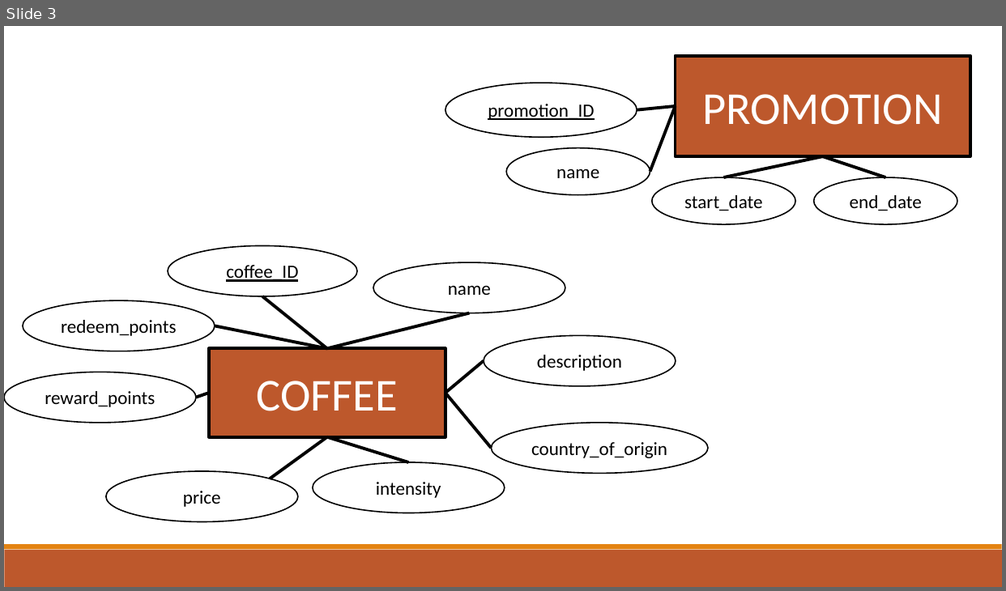
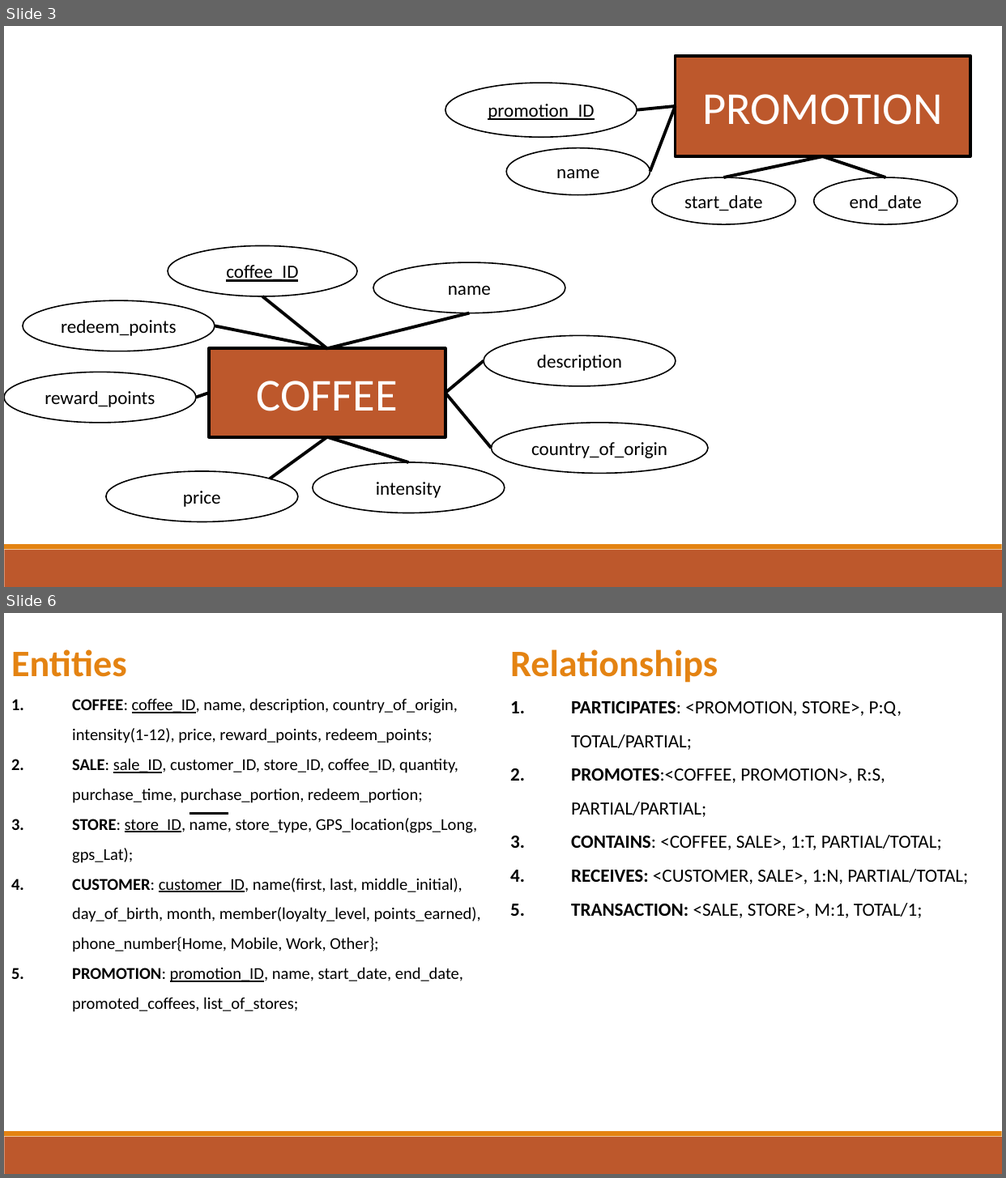
Before and after one commit to cnecciai/BoutiqueCoffee, a slide deck: Project/ER Model.pptx. Shown one above the other, each under a label of ours: slide 3 before the commit, slides 3 and 6 after it; the slides between them are not shown. The pictures are 1006x591 and 1006x1178 pixels, drawn with LibreOffice and Linux fonts; fonts in the diff are those of the drawing. Boxes give left, top, right and bottom in pixels: in the first picture for what was removed or moved away, otherwise in the second. Text is boxed around its words. In the diff, an @@ line names an element or a change of style, - is before the commit and + after.

```diff
--- a/Project/ER Model.pptx
+++ b/Project/ER Model.pptx
@@ slide 6 added at (x1=4, y1=613, x2=1002, y2=1174), background #FFFFFF; not listed: 2 template elements that a slide beside it also shows @@
@@ text added at (x1=11, y1=649, x2=481, y2=1012), 16 pt, text #000000 @@
+Entities
+1. COFFEE: coffee_ID, name, description, country_of_origin, intensity(1-12), price, reward_points, redeem_points;
+2. SALE: sale_ID, customer_ID, store_ID, coffee_ID, quantity, purchase_time, purchase_portion, redeem_portion;
+3. STORE: store_ID, name, store_type, GPS_location(gps_Long, gps_Lat);
+4. CUSTOMER: customer_ID, name(first, last, middle_initial), day_of_birth, month, member(loyalty_level, points_earned), phone_number{Home, Mobile, Work, Other};
+5. PROMOTION: promotion_ID, name, start_date, end_date, promoted_coffees, list_of_stores;
@@ text added at (x1=510, y1=649, x2=968, y2=918), 18 pt, text #000000 @@
+Relationships
+1. PARTICIPATES: <PROMOTION, STORE>, P:Q, TOTAL/PARTIAL;
+2. PROMOTES:<COFFEE, PROMOTION>, R:S, PARTIAL/PARTIAL;
+3. CONTAINS: <COFFEE, SALE>, 1:T, PARTIAL/TOTAL;
+4. RECEIVES: <CUSTOMER, SALE>, 1:N, PARTIAL/TOTAL;
+5. TRANSACTION: <SALE, STORE>, M:1, TOTAL/1;
@@ line added from (189, 814) to (228, 814), #000000 2.25 pt @@
```
Also in this commit, not shown: 3 slides changed, 1 other slide added, 1 slide removed, 1 other file.
